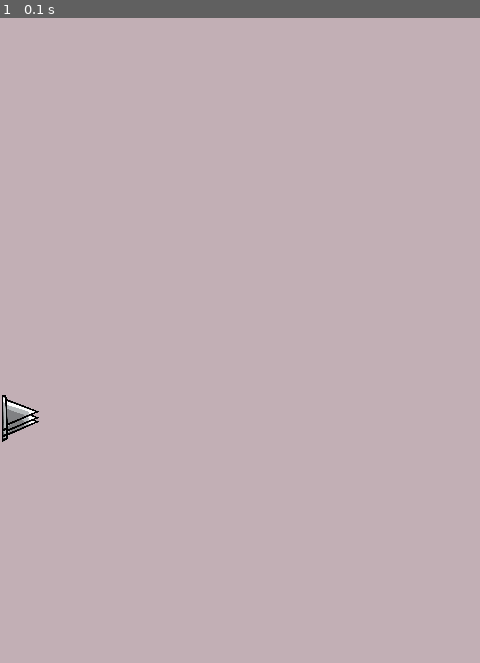
Above: before the commit, frame 1.
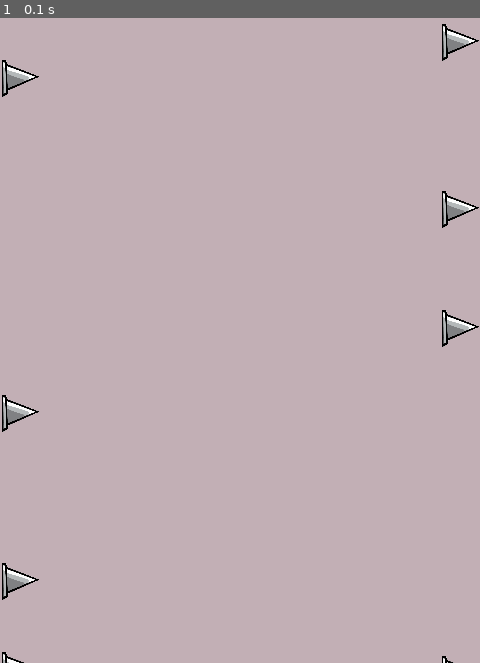
Above: after the commit, the same moment.

Repository: vitorpadovani/Pygame
Game: pygame game, started from main.py
Same seed, same stepped clock (60 frames per second), same inputs: the game is played once before the commit and once after it.
Inputs:
- Up to frame 1 (0.1 s): no input

The runs differ from the first frame. In frame 1, 0.9% of the frame differs, in the area x 0-100%, y 0-100%.

Commit message:
espinhos lado direito e esquerdo

Diff:
--- a/main.py
+++ b/main.py
@@ -13,12 +13,16 @@
 pygame.display.set_caption('Spikes!')
 
 # ---- Inicia assets
-espinho_img = pygame.image.load('assets/img/espinho.png').convert_alpha()
-espinho_img = pygame.transform.scale(espinho_img, (40, 40))
+espinho_img_e = pygame.image.load('assets/img/espinho.png').convert_alpha()
+espinho_img_e = pygame.transform.scale(espinho_img_e, (40, 40))
 
-class Espinho(pygame.sprite.Sprite):
-    def __init__(self,espinho_img):
-        self.image = espinho_img
+espinho_img_d = pygame.image.load('assets/img/espinho pro lado.png').convert_alpha()
+espinho_img_d = pygame.transform.scale(espinho_img_d, (40, 40))
+
+
+class Espinho_lado_esquerdo(pygame.sprite.Sprite):
+    def __init__(self,espinho_img_e):
+        self.image = espinho_img_e
         pygame.sprite.Sprite.__init__(self)
 
         # Atualizando a posição do espinho
@@ -28,15 +32,43 @@
         self.rect.y = random.randint(0, HEIGHT)
 
 
+class Espinho_lado_direito(pygame.sprite.Sprite):
+    def __init__(self,espinho_img_d):
+        self.image = espinho_img_d
+        pygame.sprite.Sprite.__init__(self)
+
+        # Atualizando a posição do espinho
+        # Sorteando a posição do espinho
+        self.rect = self.image.get_rect()
+        self.rect.x = 440
+        self.rect.y = random.randint(0, HEIGHT)
+
+
+
 # Criando um grupo de meteoros
-all_espinhos = pygame.sprite.Group()
+all_sprites = pygame.sprite.Group()
+all_espinhos_e = pygame.sprite.Group()
+all_espinhos_d = pygame.sprite.Group()
+
 # Criando os meteoros
-for i in range(3):
-    espinho = Espinho(espinho_img)
-    all_espinhos.add(espinho)
+while len(all_espinhos_e) < 4:
+    espinho = Espinho_lado_esquerdo(espinho_img_e)
+    hits = pygame.sprite.spritecollide(espinho, all_espinhos_e, True)
+    if len(hits) == 0:
+        all_espinhos_e.add(espinho)
+
+
+# Criando os meteoros
+while len(all_espinhos_d) < 4:
+    espinho = Espinho_lado_direito(espinho_img_e)
+    hits = pygame.sprite.spritecollide(espinho, all_espinhos_d, True)
+    if len(hits) == 0:
+        all_espinhos_d.add(espinho)
 # ----- Inicia estruturas de dados
 game = True
 
+all_sprites.add(all_espinhos_e)
+all_sprites.add(all_espinhos_d)
 
 # ===== Loop principal =====
 while game:
@@ -50,8 +82,7 @@
     window.fill((194, 175, 181))  # Preenche com a cor cinza
     window.blit(window, (0, 0))
     # Desenha os espinhos
-    all_espinhos.draw(window)
-
+    all_sprites.draw(window)
 
 
     # ----- Atualiza estado do jogo
Binary file added: assets/img/espinho pro lado.png
Binary file changed: assets/img/espinho.png
Binary file added: assets/img/espinho_pra_baixo.png
Binary file added: assets/img/espinho_pra_cima.png
